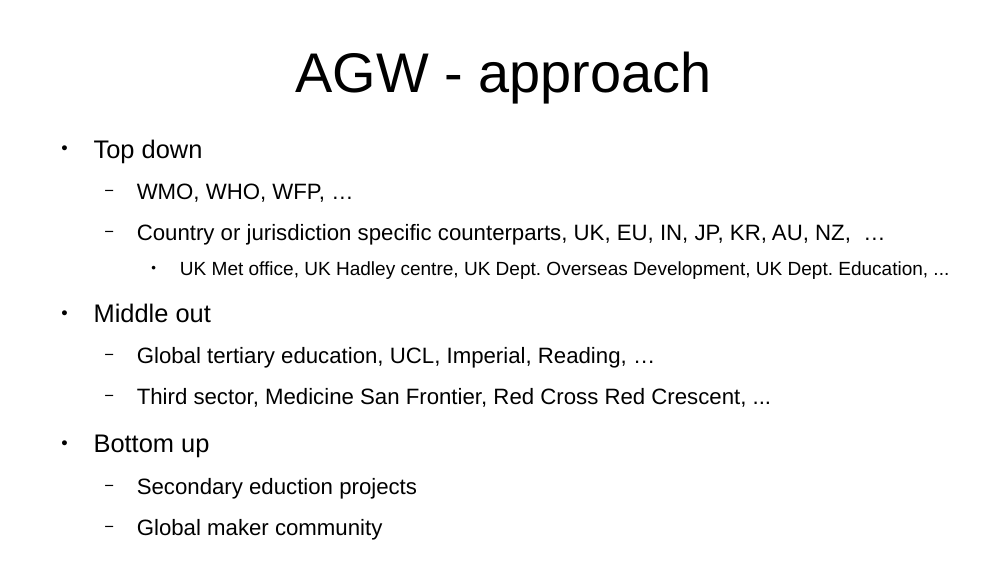
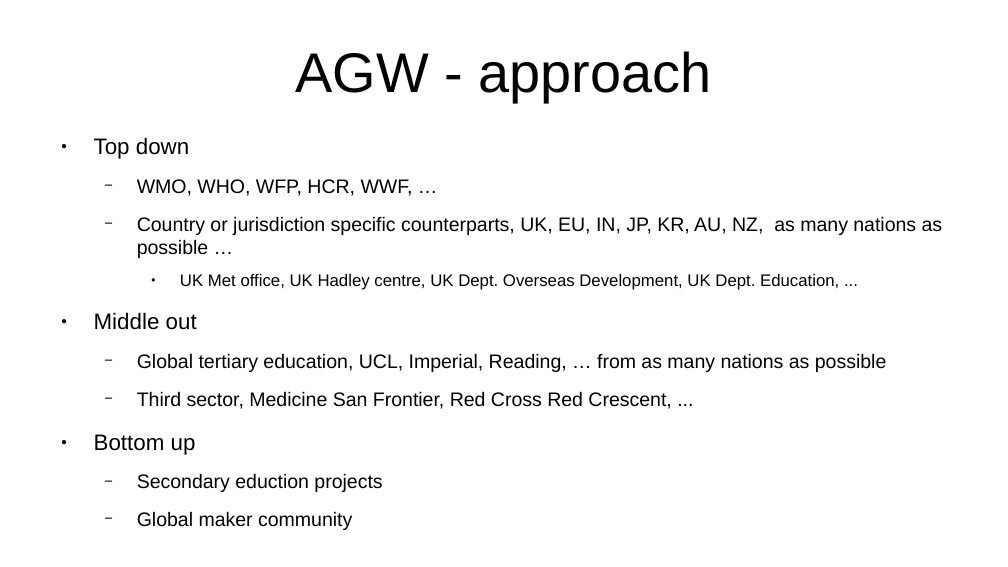
Before and after one commit to YorkEarwaker/Climate-Model, a slide deck: slide 5 of ppm/anthropogenic-global-warming-context.odp. Drawn at 1008x567 pixels with LibreOffice and Linux fonts; fonts in the diff are those of the drawing. Boxes give left, top, right and bottom in pixels: in the first picture for what was removed or moved away, otherwise in the second. Text is boxed around its words. In the diff, an @@ line names an element or a change of style, - is before the commit and + after.

Commit message:
update

```diff
--- a/ppm/anthropogenic-global-warming-context.odp
+++ b/ppm/anthropogenic-global-warming-context.odp
@@ text at bbox=[94, 137, 839, 455]: size 20 to 17.6 pt in "Top down", "Middle out", "Bottom up"; size 15 to 13.2 pt in "UK Met office, UK Hadley centre, UK ..."; size 17.5 to 15.4 pt in "Third sector, Medicine San Frontier, Red Cross ...", "Secondary eduction projects", "Global maker community" @@
@@ text at bbox=[137, 179, 943, 258]: text changed; size 17.5 to 15.4 pt @@
-  − WMO, WHO, WFP, …
-  − Country or jurisdiction specific counterparts, UK, EU, IN, JP, KR, AU, NZ, …
+  − WMO, WHO, WFP, HCR, WWF, …
+  − Country or jurisdiction specific counterparts, UK, EU, IN, JP, KR, AU, NZ, as many nations as possible …
@@ text at bbox=[137, 353, 887, 372]: text changed; size 17.5 to 15.4 pt @@
-  − Global tertiary education, UCL, Imperial, Reading, …
+  − Global tertiary education, UCL, Imperial, Reading, … from as many nations as possible
```
Also in this commit, not shown: 4 other slides changed, 1 slide added.
